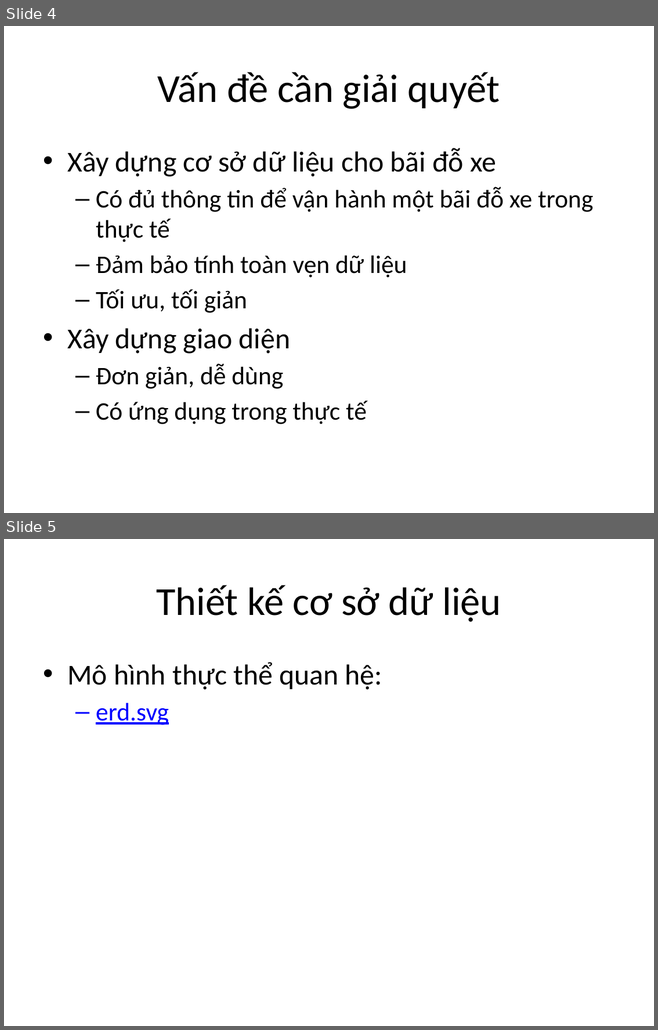
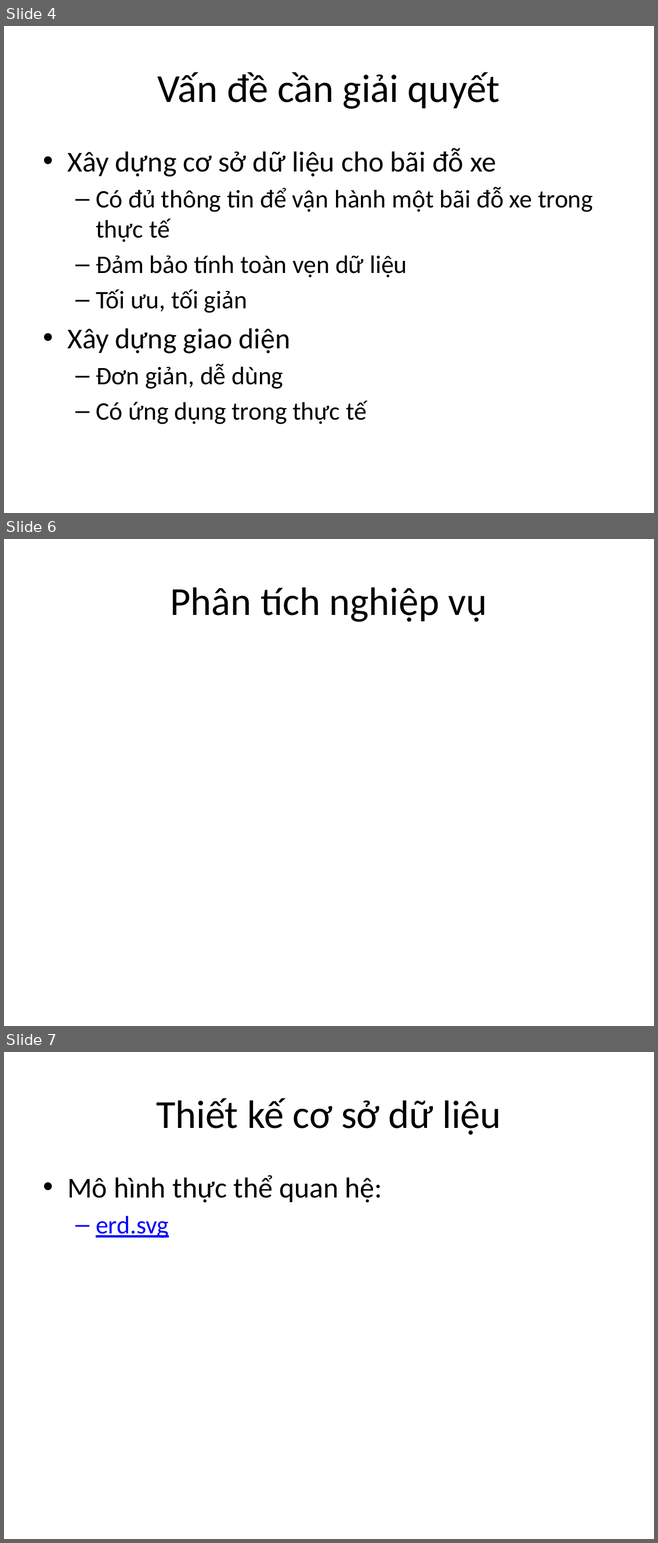
Before and after one commit to manhnd52/HustParkingLot, a slide deck: readme/slide.pptx. Shown one above the other, each under a label of ours: slides 4 and 5 before the commit, slides 4, 6 and 7 after it; the slides between them are not shown. The pictures are 658x1030 and 658x1543 pixels, drawn with LibreOffice and Linux fonts; fonts in the diff are those of the drawing. Boxes give left, top, right and bottom in pixels: in the first picture for what was removed or moved away, otherwise in the second. Text is boxed around its words. In the diff, an @@ line names an element or a change of style, - is before the commit and + after.

```diff
--- a/readme/slide.pptx
+++ b/readme/slide.pptx
@@ slide 6 added at <box>4,539,654,1026</box>, background #FFFFFF @@
@@ title added at <box>170,587,487,622</box>, 44 pt, text #000000 @@
+Phân tích nghiệp vụ
@@ what was slide 5 is now slide 7 @@
```
Also in this commit, not shown: 1 slide changed, 7 other slides added, 2 other files.
